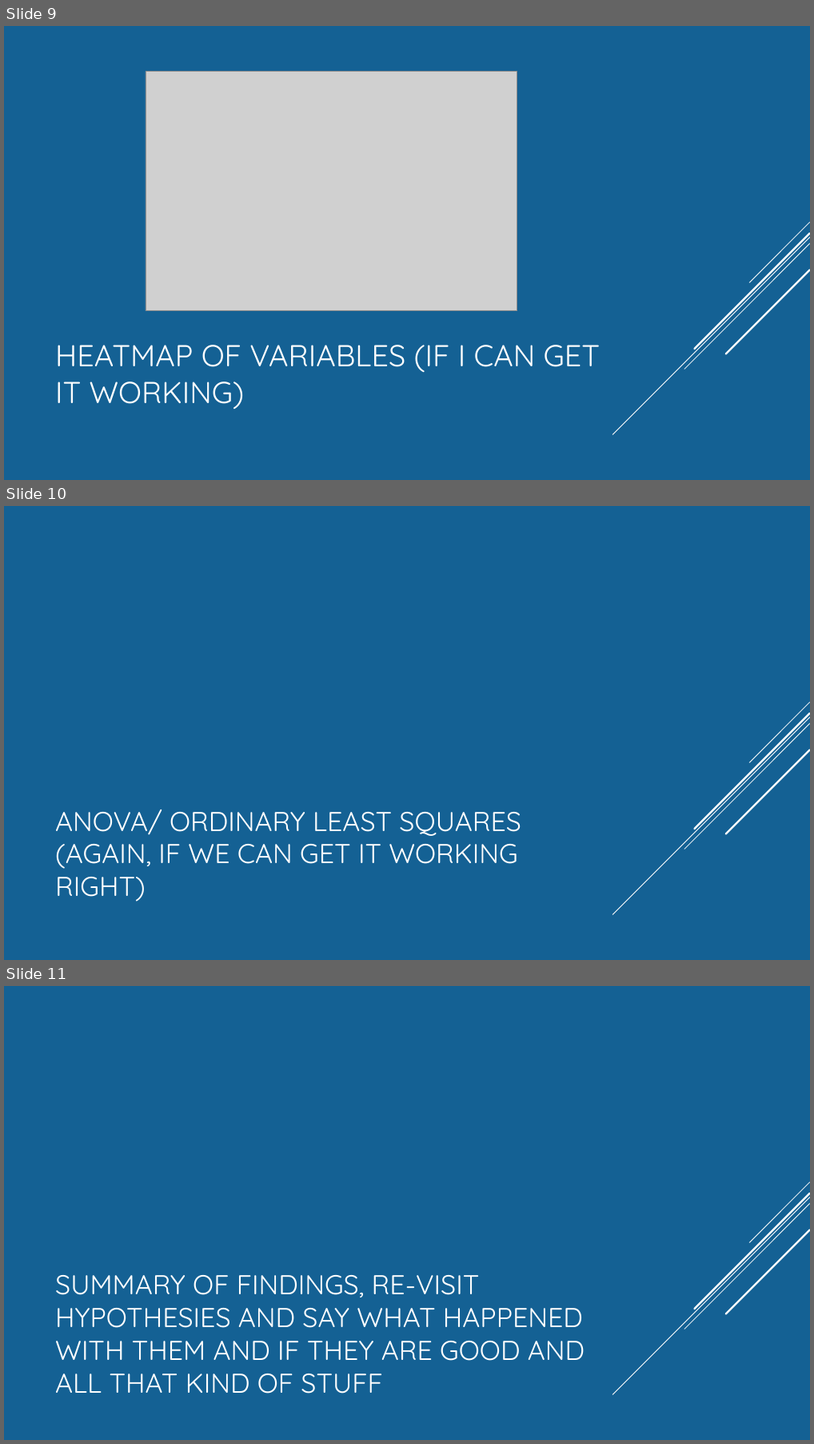
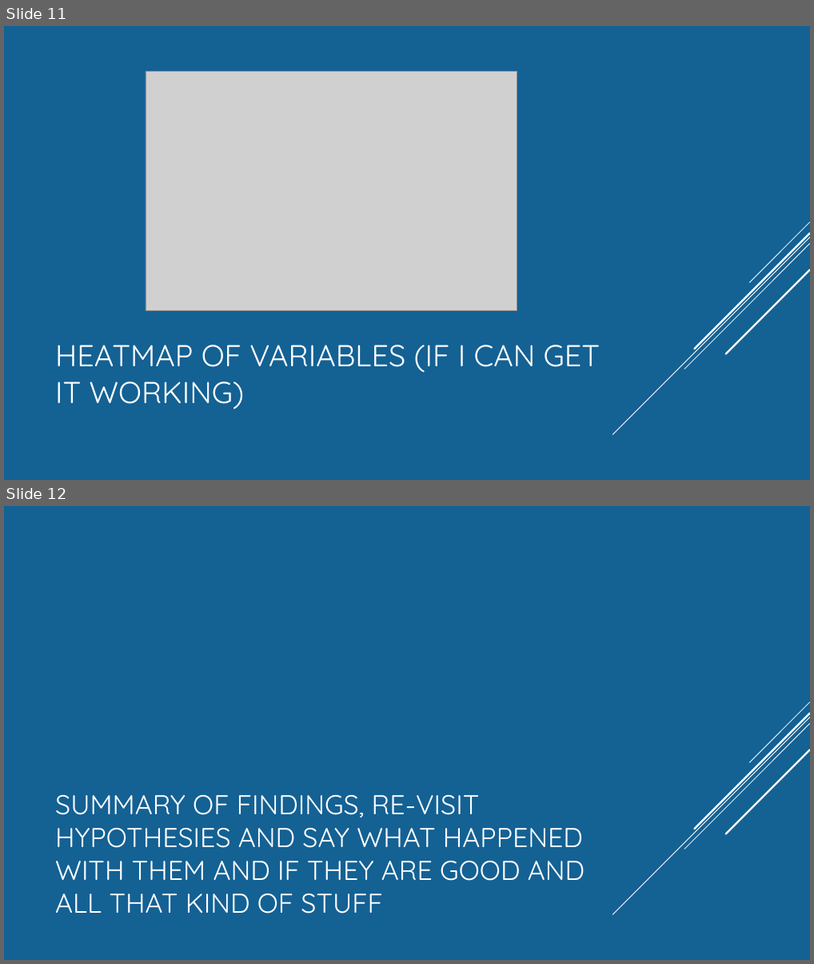
Before and after one commit to Munseaux/Pandemic-Movement, a slide deck: presentation.pptx. Shown one above the other, each under a label of ours: slides 9, 10 and 11 before the commit, slides 11 and 12 after it. The pictures are 814x1444 and 814x964 pixels, drawn with LibreOffice and Linux fonts; fonts in the diff are those of the drawing; grey boxes stand for pictures. Boxes give left, top, right and bottom in pixels: in the first picture for what was removed or moved away, otherwise in the second. Text is boxed around its words. In the diff, an @@ line names an element or a change of style, - is before the commit and + after.

```diff
--- a/presentation.pptx
+++ b/presentation.pptx
@@ slide 10 removed at [4,506,810,960], background #146194; not listed: 5 template elements that a slide beside it also shows @@
@@ title removed at [55,809,522,901] @@
-ANOVA/ ORDINARY LEAST SQUARES (AGAIN, IF WE CAN GET IT WORKING RIGHT)
@@ what was slide 9 is now slide 11 @@
@@ what was slide 11 is now slide 12 @@
```
Also in this commit, not shown: 2 slides changed, 2 slides added.
